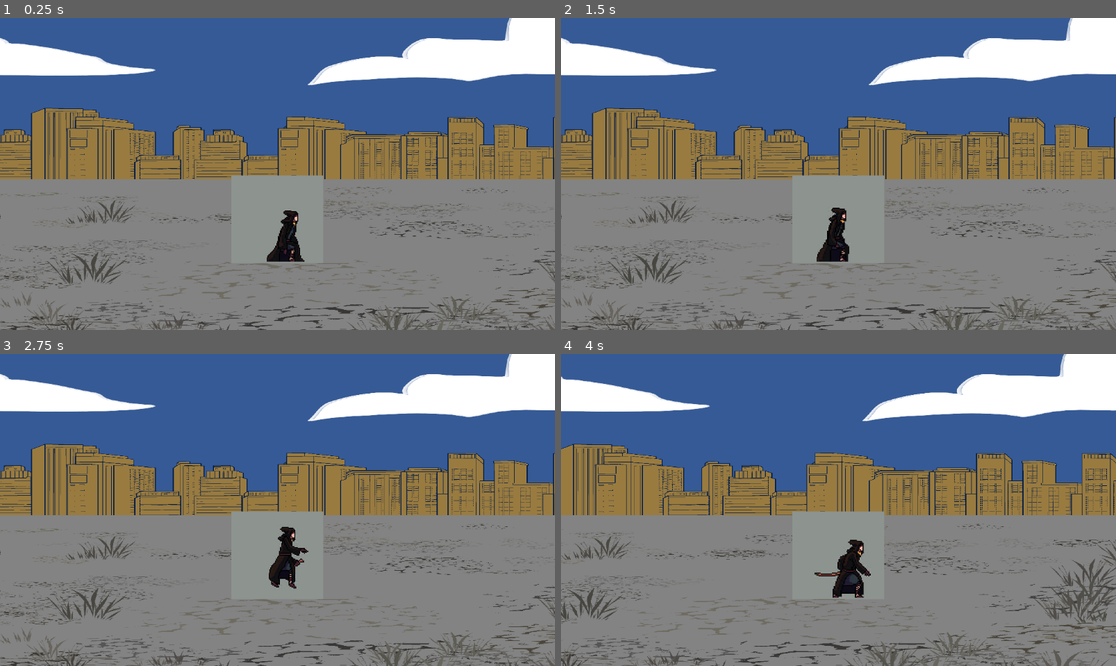
Above: before the commit, frames 1-4 (two rows, left to right).
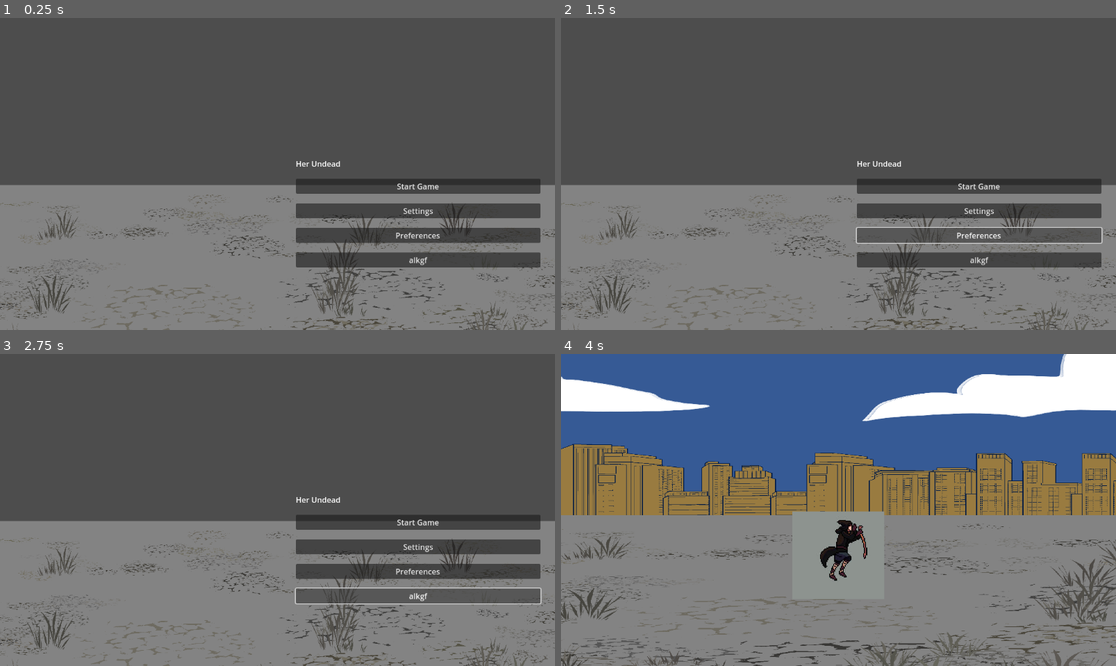
Above: after the commit, the same moments.

Repository: her-undead/medieval-zombies
Game: Godot game, scene res://scenes/GUI/start_menu.tscn
Same seed, same stepped clock (60 frames per second), same inputs: the game is played once before the commit and once after it. Before the commit the project starts from res://scenes/home.tscn.
Inputs (mouse positions are in pixels of both pictures, inside the frame that each line leads up to):
- Up to frame 1 (0.25 s): no input
- Up to frame 2 (1.5 s): click (977, 211) at 0.5 s, where only the run after the commit has a clickable "Settings"; click (977, 236) at 1.25 s, where only the run after the commit has a clickable "Preferences"
- Up to frame 3 (2.75 s): click (416, 597) at 2 s, where only the run after the commit has a clickable "alkgf"
- Up to frame 4 (4 s): click (977, 522) at 2.75 s, where only the run after the commit has a clickable "Start Game"; tap Enter (ui_accept) at 3.5, 3.77 s; hold Right (ui_right) from 3.53 s (still down)

The runs differ from the first frame. In frame 1, 66% of the frame differs, in the area x 0-100%, y 0-100%; in frame 2, 66%; in frame 3, 66%; in frame 4, 1.3%.

Commit message:
added scene manager
-also rearranged the folders layout based on thais' toyol code

Diff:
--- /dev/null
+++ b/helper_scripts/scene_manager.gd
@@ -0,0 +1,12 @@
+class_name SceneManager extends Node
+
+var player: Player
+
+var scene_dir_path = "res://scenes/"
+
+func change_scene(from, to_scene_name: String) -> void:
+	player = from.player
+	player.get_parent().remove_child(player)
+
+	var full_path = scene_dir_path + to_scene_name + ".tscn"
+	from.get_tree().call_deferred('change_scene_to_file', full_path)
--- a/project.godot
+++ b/project.godot
@@ -11,9 +11,13 @@
 [application]
 
 config/name="Medieval Zombies"
-run/main_scene="res://scenes/home.tscn"
+run/main_scene="res://scenes/GUI/start_menu.tscn"
 config/features=PackedStringArray("4.3", "Forward Plus")
 config/icon="res://icon.svg"
+
+[autoload]
+
+scene_manager="*res://helper_scripts/scene_manager.gd"
 
 [rendering]
 
--- /dev/null
+++ b/scenes/GUI/start_menu.gd
@@ -0,0 +1,19 @@
+class_name StartMenu
+
+extends Control
+
+@onready var start_button = $MarginContainer/VBoxContainer/Start as Button
+@onready var exit_button = $MarginContainer/VBoxContainer/Exit_Button as Button
+@onready var start_game = preload("res://scenes/home.tscn")
+
+
+# Called when the node enters the scene tree for the first time.
+func _ready():
+	start_button.button_down.connect(on_start_pressed)
+	exit_button.button_down.connect(on_exit_pressed)
+
+func on_start_pressed() -> void:
+	get_tree().call_deferred('change_scene_to_file', "res://scenes/home.tscn")
+
+func on_exit_pressed() -> void:
+	pass
--- /dev/null
+++ b/scenes/GUI/start_menu.tscn
@@ -0,0 +1,53 @@
+[gd_scene load_steps=3 format=3 uid="uid://dhxxcv2t1bxp0"]
+
+[ext_resource type="Script" path="res://scenes/GUI/start_menu.gd" id="1_427uy"]
+[ext_resource type="Texture2D" uid="uid://8kwtngkc121t" path="res://assets/backgrounds/test_ground.png" id="1_w1e0i"]
+
+[node name="StartMenu" type="Control"]
+layout_mode = 3
+anchors_preset = 15
+anchor_right = 1.0
+anchor_bottom = 1.0
+grow_horizontal = 2
+grow_vertical = 2
+script = ExtResource("1_427uy")
+
+[node name="TextureRect" type="TextureRect" parent="."]
+offset_right = 1158.0
+offset_bottom = 667.0
+texture = ExtResource("1_w1e0i")
+expand_mode = 3
+stretch_mode = 6
+
+[node name="MarginContainer" type="MarginContainer" parent="."]
+offset_left = 614.0
+offset_top = 271.0
+offset_right = 1122.0
+offset_bottom = 626.0
+
+[node name="VBoxContainer" type="VBoxContainer" parent="MarginContainer"]
+layout_mode = 2
+theme_override_constants/separation = 20
+
+[node name="Separator" type="Control" parent="MarginContainer/VBoxContainer"]
+layout_mode = 2
+
+[node name="Label" type="Label" parent="MarginContainer/VBoxContainer"]
+layout_mode = 2
+text = "Her Undead"
+
+[node name="Start" type="Button" parent="MarginContainer/VBoxContainer"]
+layout_mode = 2
+text = "Start Game"
+
+[node name="Button2" type="Button" parent="MarginContainer/VBoxContainer"]
+layout_mode = 2
+text = "Settings"
+
+[node name="Button3" type="Button" parent="MarginContainer/VBoxContainer"]
+layout_mode = 2
+text = "Preferences"
+
+[node name="Exit_Button" type="Button" parent="MarginContainer/VBoxContainer"]
+layout_mode = 2
+text = "alkgf"
--- a/scripts/player.gd
+++ b/scenes/characters/player/player.gd
@@ -1,4 +1,4 @@
-extends CharacterBody2D
+class_name Player extends CharacterBody2D
 
 
 const SPEED = 300.0
@@ -31,6 +31,4 @@
 	else:
 		velocity.y = move_toward(velocity.y, 0, SPEED)
 
-	print(position)
-
 	move_and_slide()
--- a/scenes/player.tscn
+++ b/scenes/characters/player/player.tscn
@@ -1,6 +1,6 @@
 [gd_scene load_steps=13 format=3 uid="uid://dek0l00aww0yt"]
 
-[ext_resource type="Script" path="res://scripts/player.gd" id="1_20d7k"]
+[ext_resource type="Script" path="res://scenes/characters/player/player.gd" id="1_20d7k"]
 [ext_resource type="Texture2D" uid="uid://bbeg7vg1q0bto" path="res://assets/sprites/wizard_sprite.jpg" id="1_rd8vl"]
 
 [sub_resource type="AtlasTexture" id="AtlasTexture_23t62"]
--- a/scenes/home.tscn
+++ b/scenes/home.tscn
@@ -1,7 +1,7 @@
 [gd_scene load_steps=8 format=3 uid="uid://ctktmpfgc66ua"]
 
 [ext_resource type="Script" path="res://scenes/camera_2d.gd" id="1_u5cai"]
-[ext_resource type="PackedScene" uid="uid://dek0l00aww0yt" path="res://scenes/player.tscn" id="1_xg7fk"]
+[ext_resource type="PackedScene" uid="uid://dek0l00aww0yt" path="res://scenes/characters/player/player.tscn" id="1_xg7fk"]
 [ext_resource type="Texture2D" uid="uid://c83wc7k2xm3y6" path="res://assets/backgrounds/test_sky.png" id="2_xbawl"]
 [ext_resource type="Texture2D" uid="uid://dm1mk77dhbakv" path="res://assets/backgrounds/test_parallax1.png" id="3_woohq"]
 [ext_resource type="Texture2D" uid="uid://8kwtngkc121t" path="res://assets/backgrounds/test_ground.png" id="4_eb5q4"]
